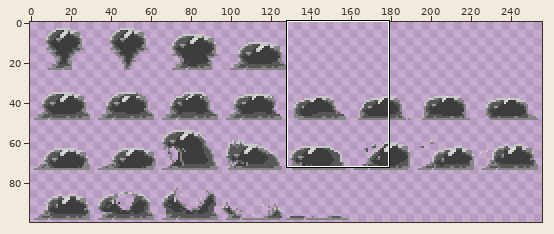
One commit to this sprite sheet: Games for the internet/Assets/Player/slime-Body.png. Above, an overview of the earlier version with the close-up marked.
Close-up. Before:
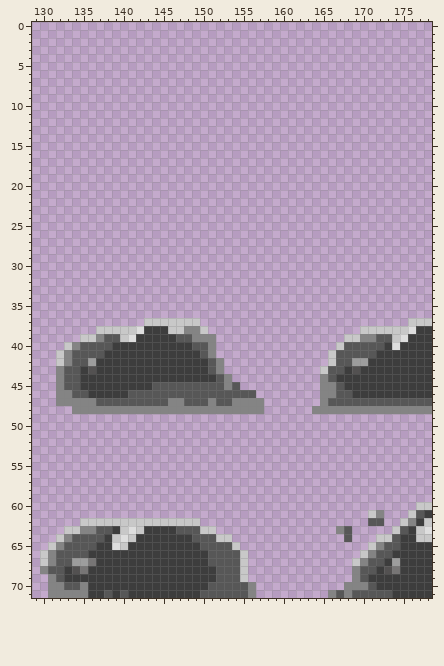
The file is 256x100 pixels. Colours within 5 levels of each other are drawn and written as one. Shown: x 129..178, y 0..71. The commit also changed other parts of the picture, which this record leaves out.
The same view after the edit:
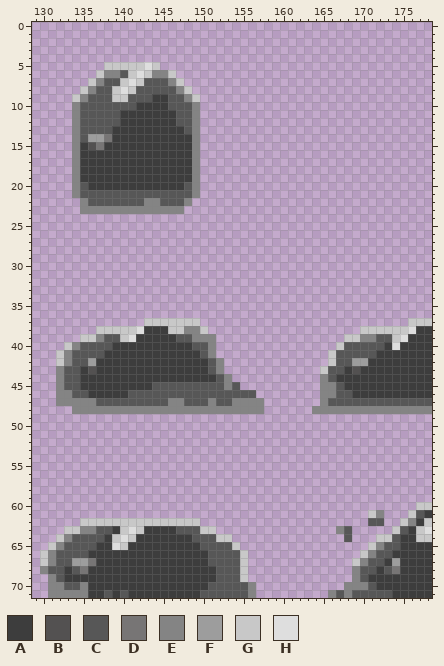
Palette (. is transparent): A #3d3d3d  B #535151  C #575757  D #777575  E #848484  F #9d9d9d  G #c8c8c8  H #dedede
Changes in this commit:
@@ x 132..151 @@
  4 ....................
- 5 ....................
- 6 ....................
- 7 ....................
- 8 ....................
- 9 ....................
-10 ....................
-11 ....................
-12 ....................
-13 ....................
-14 ....................
-15 ....................
-16 ....................
-17 ....................
-18 ....................
-19 ....................
-20 ....................
-21 ....................
-22 ....................
-23 ....................
+ 5 ......GGGGGHG.......
+ 6 .....GEECGHGEEG.....
+ 7 ....GECCGHGCCCEG....
+ 8 ...GECCGHGCCCCCEG...
+ 9 ..GECCCGGCCCAACCEG..
+10 ..ECCCCCCCAAAACCCE..
+11 ..ECCCCCAAAAAAACCE..
+12 ..ECCCCCAAAAAAACCE..
+13 ..ECCCCAAAAAAAAACE..
+14 ..ECFFDAAAAAAAAAAE..
+15 ..EABDAAAAAAAAAAAE..
+16 ..EAAAAAAAAAAAAAAE..
+17 ..EAAAAAAAAAAAAAAE..
+18 ..EAAAAAAAAAAAAAAE..
+19 ..EAAAAAAAAAAAAAAE..
+20 ..ECAAAAAAAAAAAACE..
+21 ..ECCCCCCCCCCCCCCE..
+22 ...ECCCCCCCEECCCE...
+23 ...EEEEEEEEEEEEE....
 24 ....................
@@ x 129..178 @@
 67 .GECCFFDAAAAAAAAAAAAAACCCCG.............GECCAFAAAA
-68 .ECCABDAAAAAAAAAAAAAAAACCCG.............ECCABDAAAA
+68 .ECCACDAAAAAAAAAAAAAAAACCCG.............ECCACDAAAA
 69 ..ECAAAAAAAAAAAAAAAAAAACCCG.............ECAAAAAAAA
